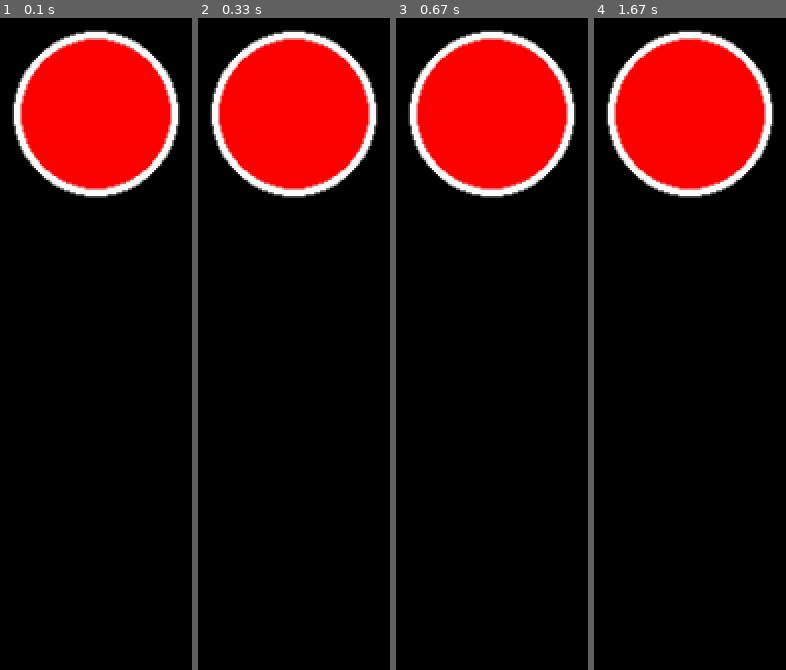
Above: before the commit, frames 1-4 (left to right).
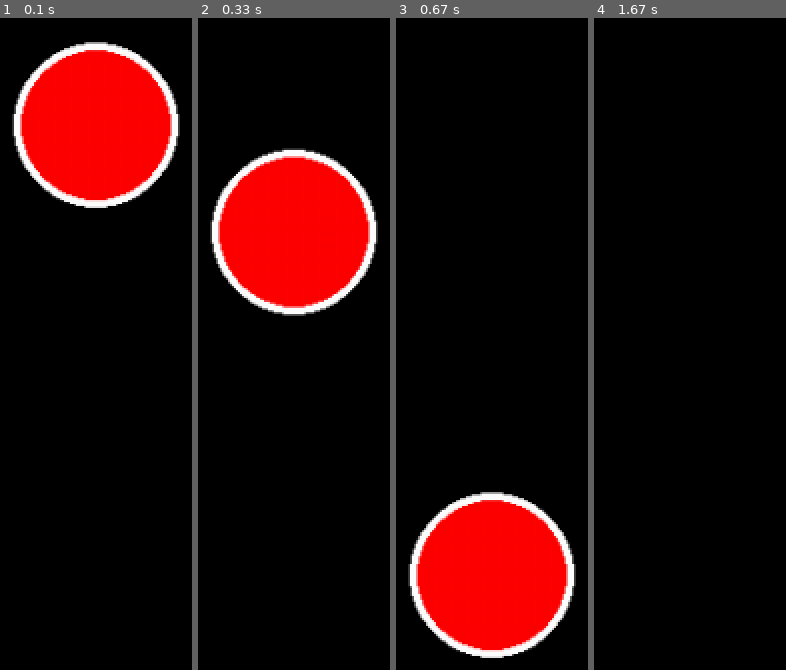
Above: after the commit, the same moments.

Repository: AP0-64/Pygame
Game: pygame game, started from thune.py
Two runs of this game, one before a commit and one after it. Both use one fixed random seed, a clock stepped at 60 frames per second and the inputs below.
Inputs:
- Up to frame 1 (0.1 s): no input
- Up to frame 2 (0.33 s): no input
- Up to frame 3 (0.67 s): no input
- Up to frame 4 (1.67 s): no input

The runs differ from the first frame. In frame 1, 6.2% of the frame differs, in the area x 6-94%, y 1-30%; in frame 2, 30%; in frame 3, 35%, in the area x 6-94%, y 1-99%; in frame 4, 17%.

Commit message:
ajout de la gravité

Diff:
--- a/thune.py
+++ b/thune.py
@@ -5,28 +5,38 @@
 screen = pg.display.set_mode((540, 960))
 pg.display.set_caption("Test Pygame")
 
-TOTAL_FRAMES = 60 * 61
+clock = pg.time.Clock()
 
 
-class Balle:
+class Ball:
     def __init__(self):
         self.ball_position = [270, 480]
         self.ball_velocity = [0, 0]
+
+    def update(self):
+        self.ball_velocity[1] += 0.3
+        self.ball_position[0] += self.ball_velocity[0]
+        self.ball_position[1] += self.ball_velocity[1]
 
     def draw(self, screen):
         pg.draw.circle(screen, (255, 255, 255), self.ball_position, 44)
         pg.draw.circle(screen, (255, 0, 0), self.ball_position, 40)
 
 
-balle = Balle()
+ball = Ball()
 
 running = True
 while running:
     for event in pg.event.get():
         if event.type == pg.QUIT:
             running = False
+
+    ball.update()
+
     screen.fill((0, 0, 0))
-    balle.draw(screen)
+    ball.draw(screen)
     pg.display.flip()
 
+    clock.tick(60)
+
 pg.quit()
